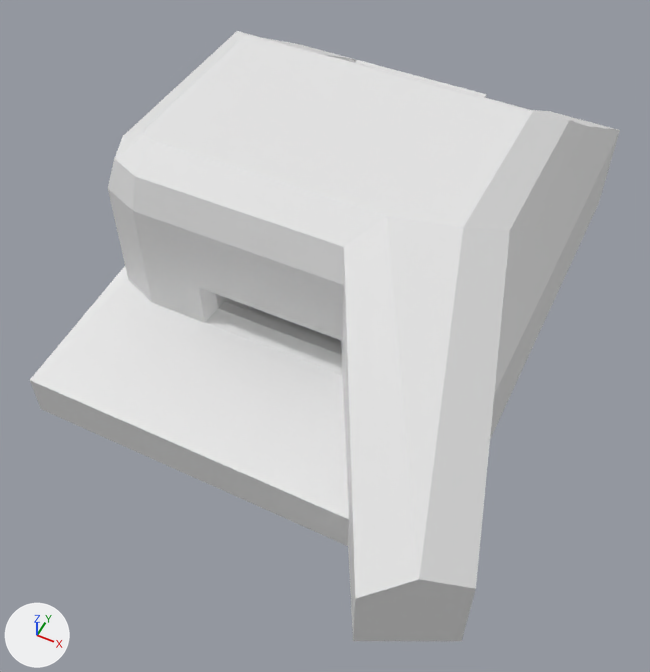
The FBX model Project Humans/Assets/polyperfect/Low Poly Ultimate Pack/M/- Meshes_M/WW2_M/bunker-medium.fbx: old version first, new version second.
Rendered twice from a 50 mm camera at (5.36, -10.25, 12.42) aimed at (0.68, -0.88, 0.71). Arrows for +X, +Y and +Z are at lower left; the lights stay in place. Where no turn or scale is listed for an object, it has been applied to the vertices.

Objects in the first picture: 'bunker-medium'.
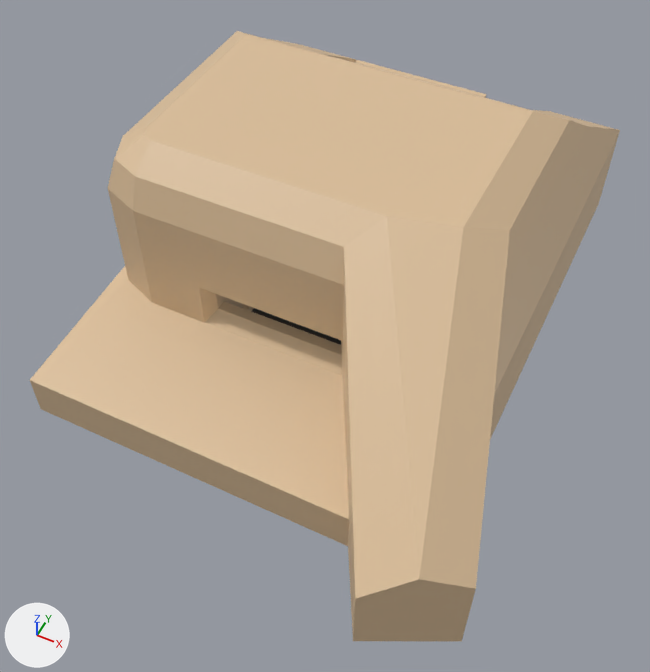
Where the newer file only moved an object's origin or applied its transform, the numbers keep the older frame.

Edits to the bpy script that builds the scene:
```text
Change mat_14_brown_lightest:
    mat_14_brown_lightest.base_color: (0.8, 0.8, 0.8) -> (0.716, 0.521, 0.323)  # white #e7e7e7 -> beige #dcbf9a
```

Location of each change, (x1, y1, x2, y2) in pixels of the pictures (650 x 672 px):
'bunker-medium', recoloured (white to beige)
    both: (30, 31, 620, 641)
